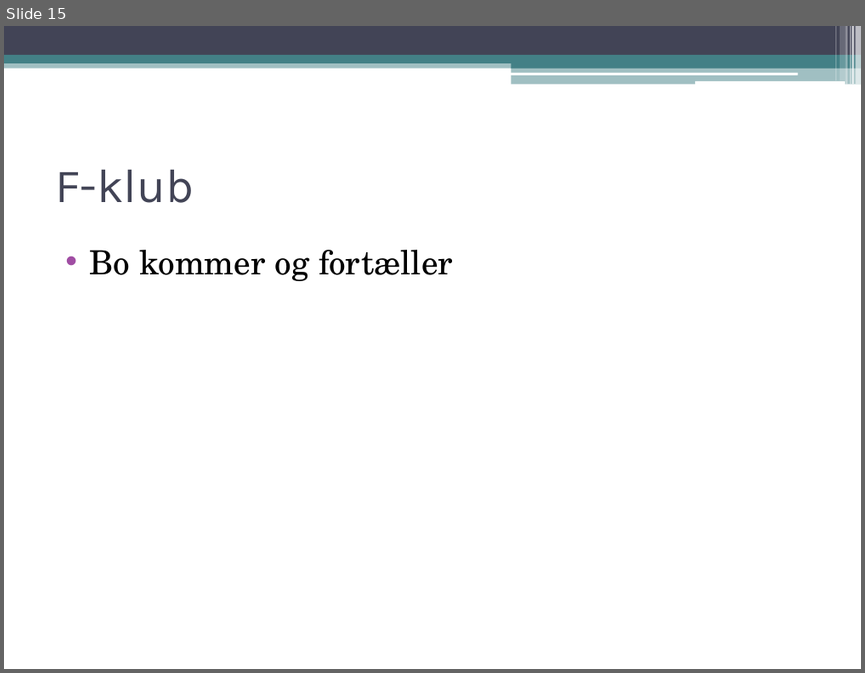
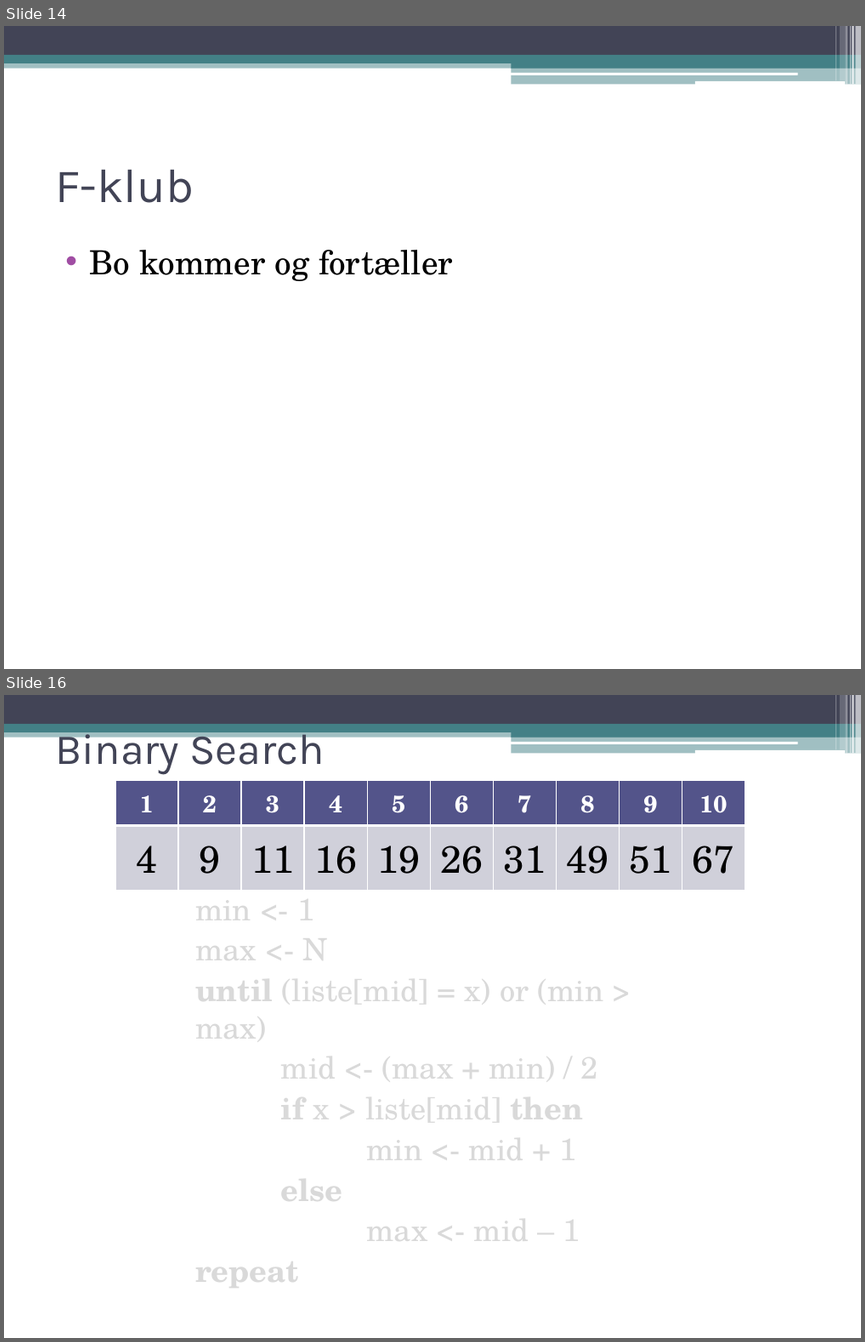
Before and after one commit to kimajakobsen/sw3-s305a, a slide deck: Dokumenter/Institus for Datalogi.pptx. Shown one above the other, each under a label of ours: slide 15 before the commit, slides 14 and 16 after it; the slides between them are not shown. The pictures are 865x673 and 865x1342 pixels, drawn with LibreOffice and Linux fonts; fonts in the diff are those of the drawing. Boxes give left, top, right and bottom in pixels: in the first picture for what was removed or moved away, otherwise in the second. Text is boxed around its words. In the diff, an @@ line names an element or a change of style, - is before the commit and + after.

```diff
--- a/Dokumenter/Institus for Datalogi.pptx
+++ b/Dokumenter/Institus for Datalogi.pptx
@@ slide 16 added at bbox=[4, 695, 861, 1338], background #FFFFFF; not listed: 13 template elements that a slide beside it also shows @@
@@ title added at bbox=[55, 725, 324, 774], 36 pt, text #424456 @@
+Binary Search
@@ table added at bbox=[115, 780, 741, 877], 2 rows, 10 columns @@
+1 | 2 | 3 | 4 | 5 | 6 | 7 | 8 | 9 | 10
+4 | 9 | 11 | 16 | 19 | 26 | 31 | 49 | 51 | 67
@@ text added at bbox=[195, 885, 603, 1293], 25.9 pt, text #D9D9D9 @@
+min <- 1
+max <- N
+until (liste[mid] = x) or (min > max)
+mid <- (max + min) / 2
+if x > liste[mid] then
+min <- mid + 1
+else
+max <- mid – 1
+repeat
@@ what was slide 15 is now slide 14 @@
```
Also in this commit, not shown: 6 other slides added, 1 other file.
